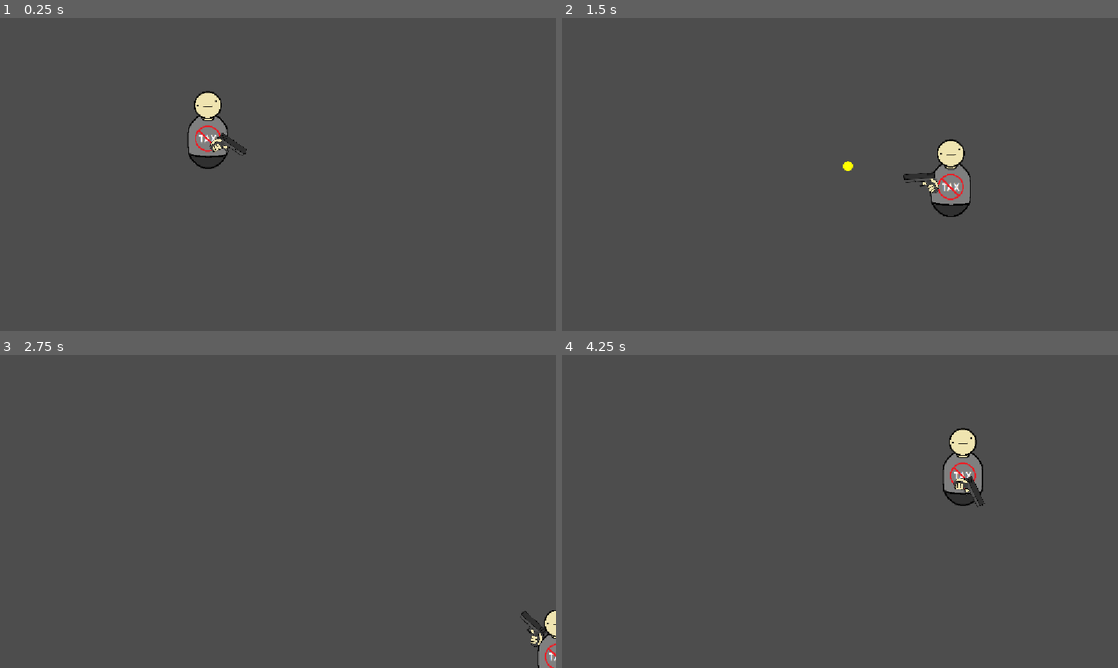
Above: before the commit, frames 1-4 (two rows, left to right).
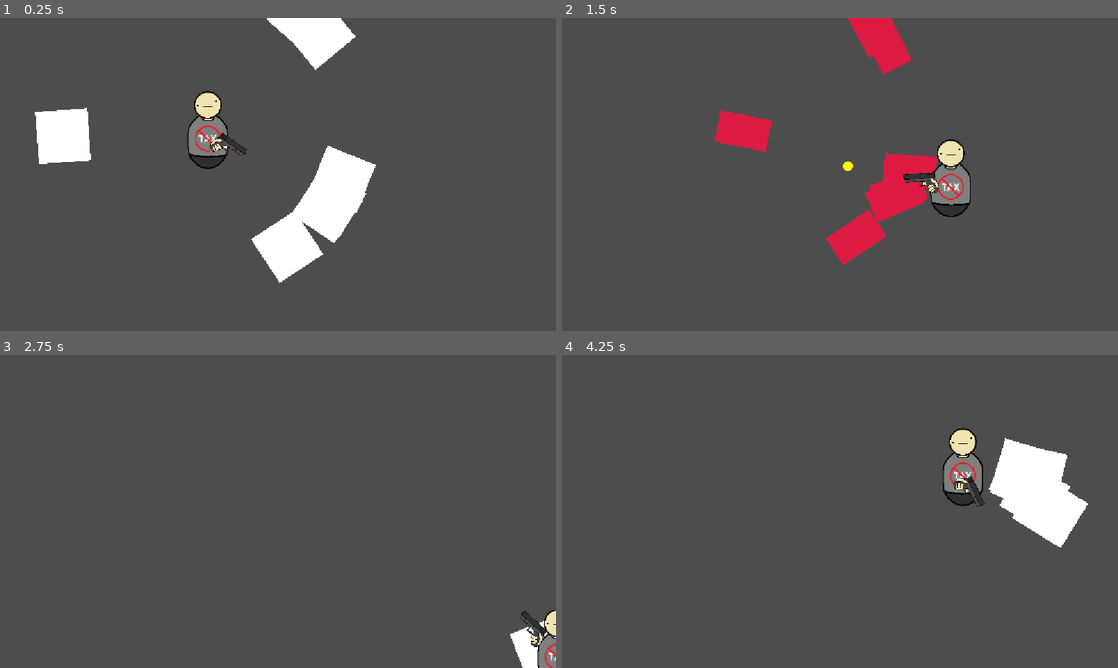
Above: after the commit, the same moments.

Repository: chiefpat450119/GMTK-2026
Game: Godot game, scene res://scenes/test/test_enemy_spawner.tscn
Two runs of this game, one before a commit and one after it. Both use one fixed random seed, a clock stepped at 60 frames per second and the inputs below. This scene is started directly instead of the project's main scene.
Inputs (mouse positions are in pixels of both pictures, inside the frame that each line leads up to):
- Up to frame 1 (0.25 s): no input
- Up to frame 2 (1.5 s): tap Enter at 0.5 s; move the mouse to (962, 158) at 0.52 s; hold D (Right) 0.53-1.28 s; click (962, 158) at 0.6 s; move the mouse to (728, 190) at 1.27 s; hold S (Down) from 1.28 s (still down); click (728, 190) at 1.35 s
- Up to frame 3 (2.75 s): move the mouse to (333, 442) at 2.02 s; release S (Down) at 2.03 s; hold D (Right) from 2.03 s (still down); click (333, 442) at 2.1 s
- Up to frame 4 (4.25 s): move the mouse to (812, 574) at 2.77 s; release D (Right) at 2.78 s; hold W (Up) 2.78-3.53 s; click (812, 574) at 2.85 s; move the mouse to (1006, 558) at 3.52 s; hold A (Left) from 3.53 s (still down); click (1006, 558) at 3.6 s

The runs differ from the first frame. In frame 1, 7.1% of the frame differs, in the area x 6-68%, y 0-85%; in frame 2, 4.7%; in frame 3, 0.4%; in frame 4, 3.6%.
Error before the commit: Cannot call method 'instantiate' on a null value. (res://scenes/entities/enemies/enemy_spawner.gd:18)

Commit message:
Added bash enemy

Diff:
--- /dev/null
+++ b/resources/stats/global_enemy_stats/global_enemy_atk.tres
@@ -0,0 +1,9 @@
+[gd_resource type="Resource" script_class="Stat" format=3 uid="uid://dxy7pi8tp1v4k"]
+
+[ext_resource type="Script" uid="uid://bnaam37pn33wi" path="res://resources/stats/stat.gd" id="1_v5eeg"]
+
+[resource]
+script = ExtResource("1_v5eeg")
+stat_name = "enemy_atk"
+min_val = 0.0
+metadata/_custom_type_script = "uid://bnaam37pn33wi"
--- a/resources/stats/global_enemy_stats/global_enemy_speed.tres
+++ b/resources/stats/global_enemy_stats/global_enemy_speed.tres
@@ -4,4 +4,6 @@
 
 [resource]
 script = ExtResource("1_nbv1x")
+stat_name = "enemy_speed"
+min_val = 0.0
 metadata/_custom_type_script = "uid://bnaam37pn33wi"
--- /dev/null
+++ b/scenes/entities/enemies/bash_enemy.gd
@@ -0,0 +1,99 @@
+# Closes on the player, winds up, then bashes in a locked direction.
+# Only deals damage while the bash is travelling.
+
+class_name MeleeEnemy
+extends Enemy
+
+const ROTATION_SPEED := 12.0  # Radians per second the body turns to face the player
+const CHARGE_SQUASH := 0.6  # Sprite scale.y multiplier at the end of the wind-up
+const RECOVER_TIME := 0.1  # Seconds for the sprite to snap back as the bash fires
+
+@export var attack_interval: float  # Seconds between attacks
+@export var charge_time: float  # Wind-up before the bash fires
+@export var bash_duration: float  # How long the bash travels for
+@export var bash_speed: float  # Speed multiplier while bashing
+@export var charging_speed: float  # Speed multiplier while winding up
+@export var attack_range: float  # Distance at which the enemy commits to an attack
+
+@export var sprite: Sprite2D
+@export var hurtbox: Area2D  # Only monitors while the bash is travelling
+
+@onready var attack_cooldown := Cooldown.new(attack_interval)
+@onready var charge_timer := Cooldown.new(charge_time)
+@onready var bash_timer := Cooldown.new(bash_duration)
+@onready var base_scale_y: float = sprite.scale.y
+
+var bash_dir: Vector2
+
+
+func _ready() -> void:
+	hurtbox.monitoring = false
+	hurtbox.body_entered.connect(_on_hurtbox_body_entered)
+	attack_cooldown.start()
+
+
+func _physics_process(delta: float) -> void:
+	attack_cooldown.tick(delta)
+	charge_timer.tick(delta)
+	bash_timer.tick(delta)
+
+	look_at(get_player_pos())
+
+	if bash_timer.is_started():
+		_update_bash()
+		return
+
+	var dir := get_to_player_vec()
+	if charge_timer.is_started():
+		_update_charge(dir)
+		return
+
+	if attack_cooldown.is_done() and dir.length() < attack_range:
+		_start_charge()
+	elif dir.length() > attack_range / 1.8:
+		move_towards_player(1)
+
+
+func _start_charge() -> void:
+	attack_cooldown.stop()
+	charge_timer.start()
+
+	var tween := create_tween().set_parallel()
+	tween.tween_property(sprite, "scale:y", base_scale_y * CHARGE_SQUASH, charge_time) \
+		.set_trans(Tween.TRANS_CUBIC).set_ease(Tween.EASE_OUT)
+	tween.tween_property(sprite, "modulate", Color.CRIMSON, charge_time) \
+		.set_trans(Tween.TRANS_CUBIC).set_ease(Tween.EASE_OUT)
+
+
+func _update_charge(dir: Vector2) -> void:
+	move_towards_player(charging_speed)
+
+	if charge_timer.is_done():
+		charge_timer.stop()
+		_start_bash(dir)
+
+
+func _start_bash(dir: Vector2) -> void:
+	bash_dir = dir.normalized()  # Locked here, so the bash can be dodged
+	bash_timer.start()
+	hurtbox.monitoring = true
+
+	var tween := create_tween().set_parallel()
+	tween.tween_property(sprite, "scale:y", base_scale_y, RECOVER_TIME) \
+		.set_trans(Tween.TRANS_CUBIC).set_ease(Tween.EASE_OUT)
+	tween.tween_property(sprite, "modulate", Color.WHITE, RECOVER_TIME) \
+		.set_trans(Tween.TRANS_CUBIC).set_ease(Tween.EASE_OUT)
+
+
+func _update_bash() -> void:
+	movement.move(bash_dir * bash_speed)
+
+	if bash_timer.is_done():
+		bash_timer.stop()
+		hurtbox.monitoring = false
+		attack_cooldown.start()
+
+
+func _on_hurtbox_body_entered(body: Node2D) -> void:
+	if body is Player:
+		hit(1)
--- /dev/null
+++ b/scenes/entities/enemies/bash_enemy.tscn
@@ -0,0 +1,48 @@
+[gd_scene format=3 uid="uid://bf7dmrn86nwtg"]
+
+[ext_resource type="Script" uid="uid://bpy0krfc3lfl3" path="res://scenes/entities/enemies/bash_enemy.gd" id="1_txa1i"]
+[ext_resource type="Texture2D" uid="uid://o7lp6gj5jdn1" path="res://assets/square.png" id="2_d5vmj"]
+[ext_resource type="Script" uid="uid://lajktjxbrn2c" path="res://components/movement_component.gd" id="3_1d37s"]
+[ext_resource type="Resource" uid="uid://l8rdrn5s8wak" path="res://resources/stats/global_enemy_stats/global_enemy_speed.tres" id="4_5ajpc"]
+[ext_resource type="Script" uid="uid://c1mak22ii3tpp" path="res://components/atk_component.gd" id="5_o334c"]
+[ext_resource type="Resource" uid="uid://dxy7pi8tp1v4k" path="res://resources/stats/global_enemy_stats/global_enemy_atk.tres" id="6_4gxjr"]
+
+[sub_resource type="RectangleShape2D" id="RectangleShape2D_hitbx"]
+size = Vector2(140, 112)
+
+[node name="Enemy" type="CharacterBody2D" unique_id=2072227410 node_paths=PackedStringArray("sprite", "hurtbox", "movement", "atk")]
+script = ExtResource("1_txa1i")
+attack_interval = 1.0
+charge_time = 0.75
+bash_duration = 0.5
+bash_speed = 2.6667
+charging_speed = 0.0833
+attack_range = 547.7
+sprite = NodePath("Sprite2D")
+hurtbox = NodePath("Area2D")
+movement = NodePath("MovementComponent")
+atk = NodePath("AtkComponent")
+metadata/_custom_type_script = "uid://bpy0krfc3lfl3"
+
+[node name="Sprite2D" type="Sprite2D" parent="." unique_id=853140976]
+scale = Vector2(0.25, 0.25)
+texture = ExtResource("2_d5vmj")
+
+[node name="MovementComponent" type="Node" parent="." unique_id=604904058 node_paths=PackedStringArray("body")]
+script = ExtResource("3_1d37s")
+body = NodePath("..")
+speed_stat = ExtResource("4_5ajpc")
+base_speed = 600.0
+metadata/_custom_type_script = "uid://lajktjxbrn2c"
+
+[node name="AtkComponent" type="Node" parent="." unique_id=692120435]
+script = ExtResource("5_o334c")
+atk_stat = ExtResource("6_4gxjr")
+metadata/_custom_type_script = "uid://c1mak22ii3tpp"
+
+[node name="Area2D" type="Area2D" parent="." unique_id=955698249]
+monitoring = false
+
+[node name="CollisionShape2D" type="CollisionShape2D" parent="Area2D" unique_id=700788753]
+position = Vector2(-1, 0)
+shape = SubResource("RectangleShape2D_hitbx")
--- a/scenes/entities/enemies/base_enemy.gd
+++ b/scenes/entities/enemies/enemy.gd
@@ -11,6 +11,9 @@
 func get_to_player_vec() -> Vector2:
 	return player.global_position - global_position
 
+func get_player_pos() -> Vector2:
+	return player.global_position
+
 func hit(damage: float):
 	atk.attack(damage, player.health_component)
 	print(player.health_component.hp)
--- a/scenes/test/test_enemy_spawner.tscn
+++ b/scenes/test/test_enemy_spawner.tscn
@@ -2,7 +2,7 @@
 
 [ext_resource type="PackedScene" uid="uid://cnt7cah78t0v5" path="res://scenes/entities/player/player.tscn" id="1_b2a4i"]
 [ext_resource type="Script" uid="uid://c680wy8q4de83" path="res://scenes/entities/enemies/enemy_spawner.gd" id="2_jip5i"]
-[ext_resource type="PackedScene" uid="uid://bf7dmrn86nwtg" path="res://scenes/entities/enemies/enemy_test.tscn" id="3_r5kcs"]
+[ext_resource type="PackedScene" uid="uid://bf7dmrn86nwtg" path="res://scenes/entities/enemies/bash_enemy.tscn" id="3_r5kcs"]
 
 [node name="TestEnemySpawner" type="Node2D" unique_id=992754489]
 
--- /dev/null
+++ b/scenes/test/winter_test_scene.tscn
@@ -0,0 +1,11 @@
+[gd_scene format=3 uid="uid://bi6nqki2ayhyj"]
+
+[ext_resource type="PackedScene" uid="uid://bf7dmrn86nwtg" path="res://scenes/entities/enemies/bash_enemy.tscn" id="1_pppcc"]
+[ext_resource type="PackedScene" uid="uid://cnt7cah78t0v5" path="res://scenes/entities/player/player.tscn" id="2_ia5xm"]
+
+[node name="WinterTestScene" type="Node2D" unique_id=512743553]
+
+[node name="Player" parent="." unique_id=1339333072 instance=ExtResource("2_ia5xm")]
+position = Vector2(532, 33)
+
+[node name="Enemy" parent="." unique_id=2072227410 instance=ExtResource("1_pppcc")]
Binary file added: assets/square.png
Not shown, added: assets/square.png.import
Not shown, added: scenes/entities/enemies/bash_enemy.gd.uid
Renamed: scenes/entities/enemies/base_enemy.gd.uid -> scenes/entities/enemies/enemy.gd.uid
